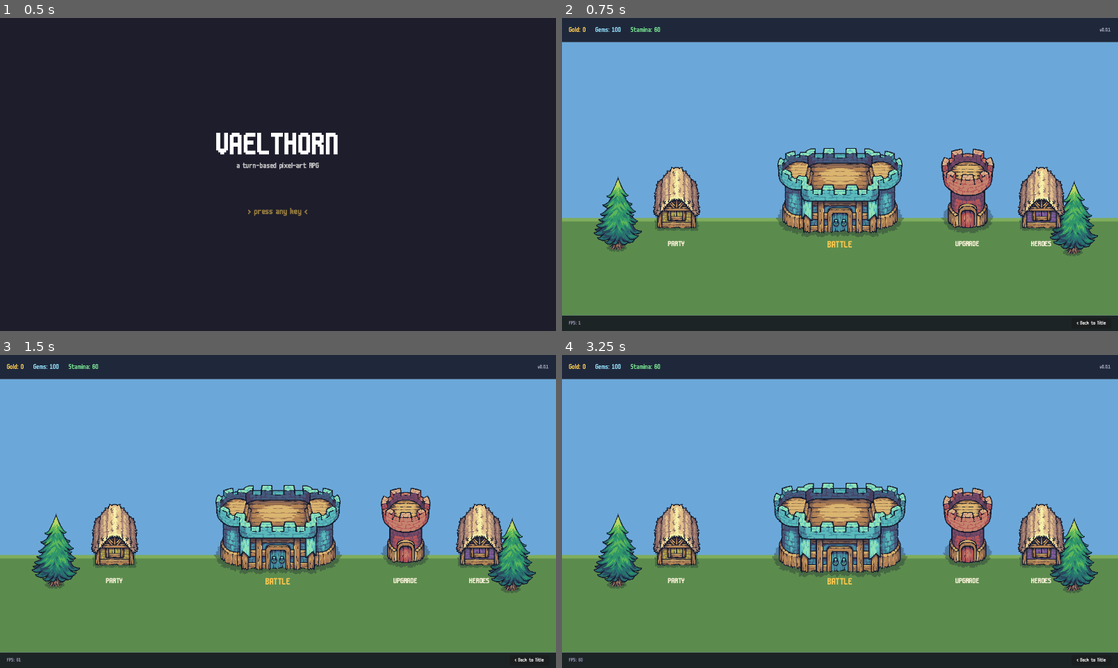
Above: before the commit, frames 1-4 (two rows, left to right).
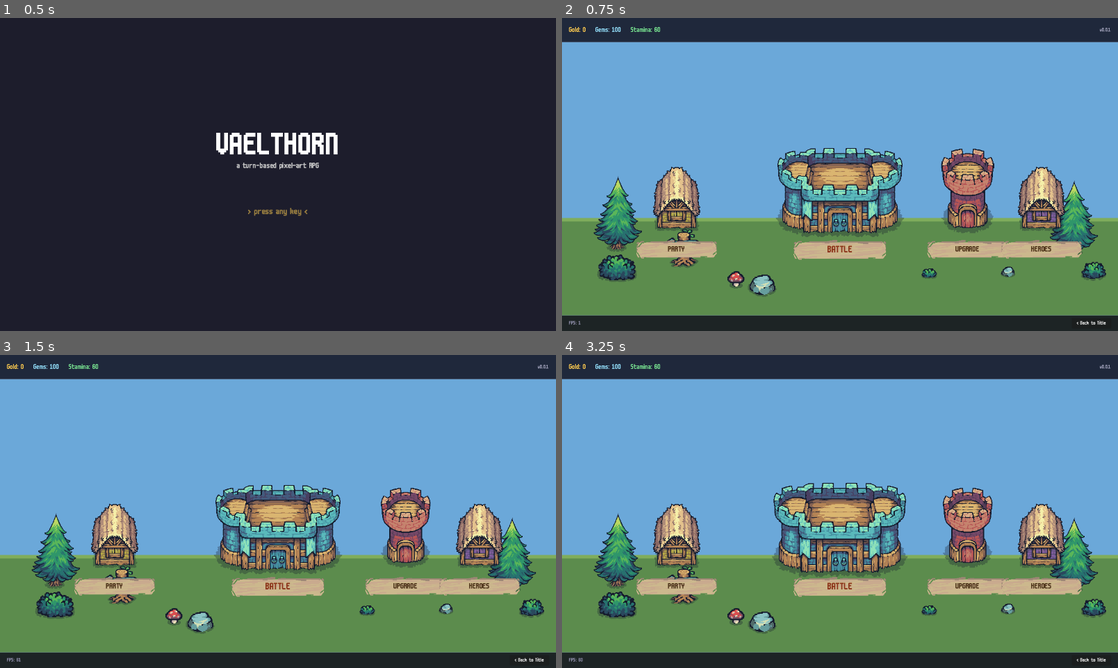
Above: after the commit, the same moments.

Repository: joppe2001/Vaelthorn
Game: Godot game, scene res://scenes/title/title.tscn
Same seed, same stepped clock (60 frames per second), same inputs: the game is played once before the commit and once after it.
Inputs (mouse positions are in pixels of both pictures, inside the frame that each line leads up to):
- Up to frame 1 (0.5 s): no input
- Up to frame 2 (0.75 s): tap Enter at 0.5 s; move the mouse to (962, 158) at 0.52 s; click (962, 158) at 0.67 s
- Up to frame 3 (1.5 s): click "< Hub" at 1.25 s
- Up to frame 4 (3.25 s): click "< Back to Title" at 2 s; tap Enter at 2.75 s; drag from (728, 527) to (812, 574) at 2.77 s

Frame 1 is identical in both runs. In frame 2, 4.6% of the frame differs, in the area x 6-98%, y 67-90%; in frame 3, 4.6%; in frame 4, 4.6%.

Commit message:
feat: hub v3 — pixel-art scroll labels + scattered village decorations
Polish pass on the hub world so it reads as a game scene, not a wire-
frame.

NinePatchRect scroll banners under every building label:
  Each label sits on top of a stretched copy of Tiny Swords'
  Carved_Regular.png scroll. 16px patch margins per side so the
  ornate corners stay sharp while the parchment middle stretches to
  fit the label text. Replaces plain white labels on a flat green
  background.

  Label text color shifted to dark brown so it reads against the
  parchment. Battle label gets a slightly darker red since its scroll
  is the focal point.

Scattered decorations on the ground:
  Tiny Swords Deco/{07..09,02,05,06,17}.png — bushes (small/med/lg),
  red mushroom, two cyan crystals, and a junction signpost. Placed
  in the gaps between buildings + along the edges so the green
  ground doesn't read as empty.

  All deco TextureRects use mouse_filter=IGNORE so they don't block
  clicks on the buildings behind them.

Asset additions (Tiny Swords by Pixel Frog, free for commercial):
  assets/sprites/hub/deco/{deco_01..deco_18}.png — full deco set
  assets/sprites/hub/ui/scroll_carved.png + scroll_horizontal.png

texture_filter = NEAREST on every new TextureRect/NinePatchRect so
the pixel art stays crisp regardless of viewport scale.

Still placeholder visuals: solid sky color, solid green ground,
no parallax. Next polish steps (parallax clouds, terrain tiles for
ground, building idle animations, ambient NPCs) layer on top of
this structure without breaking the click flow.

Diff:
--- a/scenes/hub/hub.tscn
+++ b/scenes/hub/hub.tscn
@@ -6,6 +6,14 @@
 [ext_resource type="Texture2D" path="res://assets/sprites/hub/buildings/house_yellow.png" id="4_party"]
 [ext_resource type="Texture2D" path="res://assets/sprites/hub/buildings/house_purple.png" id="5_heroes"]
 [ext_resource type="Texture2D" path="res://assets/sprites/hub/terrain/tree.png" id="6_tree"]
+[ext_resource type="Texture2D" path="res://assets/sprites/hub/ui/scroll_carved.png" id="7_scroll"]
+[ext_resource type="Texture2D" path="res://assets/sprites/hub/deco/deco_09.png" id="d_bush_lg"]
+[ext_resource type="Texture2D" path="res://assets/sprites/hub/deco/deco_08.png" id="d_bush_md"]
+[ext_resource type="Texture2D" path="res://assets/sprites/hub/deco/deco_07.png" id="d_bush_sm"]
+[ext_resource type="Texture2D" path="res://assets/sprites/hub/deco/deco_02.png" id="d_mush_md"]
+[ext_resource type="Texture2D" path="res://assets/sprites/hub/deco/deco_06.png" id="d_crystal_lg"]
+[ext_resource type="Texture2D" path="res://assets/sprites/hub/deco/deco_05.png" id="d_crystal_md"]
+[ext_resource type="Texture2D" path="res://assets/sprites/hub/deco/deco_17.png" id="d_signpost"]
 
 [sub_resource type="StyleBoxFlat" id="StyleBar"]
 bg_color = Color(0.07, 0.07, 0.12, 0.85)
@@ -83,6 +91,76 @@
 texture = SubResource("AT_tree_idle")
 mouse_filter = 2
 
+[node name="DecoBushLeft" type="TextureRect" parent="."]
+texture_filter = 1
+layout_mode = 1
+offset_left = 78.0
+offset_top = 528.0
+offset_right = 174.0
+offset_bottom = 624.0
+texture = ExtResource("d_bush_lg")
+mouse_filter = 2
+
+[node name="DecoMushroom" type="TextureRect" parent="."]
+texture_filter = 1
+layout_mode = 1
+offset_left = 350.0
+offset_top = 552.0
+offset_right = 446.0
+offset_bottom = 648.0
+texture = ExtResource("d_mush_md")
+mouse_filter = 2
+
+[node name="DecoCrystalLg" type="TextureRect" parent="."]
+texture_filter = 1
+layout_mode = 1
+offset_left = 410.0
+offset_top = 568.0
+offset_right = 506.0
+offset_bottom = 664.0
+texture = ExtResource("d_crystal_lg")
+mouse_filter = 2
+
+[node name="DecoBushSm" type="TextureRect" parent="."]
+texture_filter = 1
+layout_mode = 1
+offset_left = 810.0
+offset_top = 552.0
+offset_right = 882.0
+offset_bottom = 624.0
+texture = ExtResource("d_bush_sm")
+mouse_filter = 2
+
+[node name="DecoCrystalMd" type="TextureRect" parent="."]
+texture_filter = 1
+layout_mode = 1
+offset_left = 990.0
+offset_top = 552.0
+offset_right = 1062.0
+offset_bottom = 624.0
+texture = ExtResource("d_crystal_md")
+mouse_filter = 2
+
+[node name="DecoBushMd" type="TextureRect" parent="."]
+texture_filter = 1
+layout_mode = 1
+offset_left = 1180.0
+offset_top = 538.0
+offset_right = 1268.0
+offset_bottom = 626.0
+texture = ExtResource("d_bush_md")
+mouse_filter = 2
+
+[node name="DecoSignpost" type="TextureRect" parent="."]
+texture_filter = 1
+layout_mode = 1
+offset_left = 230.0
+offset_top = 470.0
+offset_right = 326.0
+offset_bottom = 566.0
+texture = ExtResource("d_signpost")
+mouse_filter = 2
+
 [node name="PartyBtn" type="TextureButton" parent="."]
 texture_filter = 1
 layout_mode = 1
@@ -93,16 +171,31 @@
 texture_normal = ExtResource("4_party")
 tooltip_text = "Party Builder"
 
+[node name="PartyScroll" type="NinePatchRect" parent="."]
+texture_filter = 1
+layout_mode = 1
+offset_left = 168.0
+offset_top = 510.0
+offset_right = 360.0
+offset_bottom = 555.0
+texture = ExtResource("7_scroll")
+patch_margin_left = 16
+patch_margin_top = 16
+patch_margin_right = 16
+patch_margin_bottom = 16
+mouse_filter = 2
+
 [node name="PartyLabel" type="Label" parent="."]
 layout_mode = 1
-offset_left = 180.0
-offset_top = 512.0
-offset_right = 348.0
-offset_bottom = 532.0
+offset_left = 168.0
+offset_top = 516.0
+offset_right = 360.0
+offset_bottom = 549.0
 text = "PARTY"
 horizontal_alignment = 1
+vertical_alignment = 1
 theme_override_font_sizes/font_size = 18
-theme_override_colors/font_color = Color(0.98, 0.95, 0.85, 1)
+theme_override_colors/font_color = Color(0.30, 0.20, 0.10, 1)
 mouse_filter = 2
 
 [node name="BattleBtn" type="TextureButton" parent="."]
@@ -115,16 +208,31 @@
 texture_normal = ExtResource("2_castle")
 tooltip_text = "Enter Battle"
 
+[node name="BattleScroll" type="NinePatchRect" parent="."]
+texture_filter = 1
+layout_mode = 1
+offset_left = 530.0
+offset_top = 510.0
+offset_right = 750.0
+offset_bottom = 558.0
+texture = ExtResource("7_scroll")
+patch_margin_left = 16
+patch_margin_top = 16
+patch_margin_right = 16
+patch_margin_bottom = 16
+mouse_filter = 2
+
 [node name="BattleLabel" type="Label" parent="."]
 layout_mode = 1
-offset_left = 480.0
-offset_top = 512.0
-offset_right = 800.0
-offset_bottom = 538.0
+offset_left = 530.0
+offset_top = 516.0
+offset_right = 750.0
+offset_bottom = 552.0
 text = "BATTLE"
 horizontal_alignment = 1
+vertical_alignment = 1
 theme_override_font_sizes/font_size = 22
-theme_override_colors/font_color = Color(0.976, 0.78, 0.31, 1)
+theme_override_colors/font_color = Color(0.55, 0.20, 0.10, 1)
 mouse_filter = 2
 
 [node name="UpgradeBtn" type="TextureButton" parent="."]
@@ -137,16 +245,31 @@
 texture_normal = ExtResource("3_tower")
 tooltip_text = "Upgrade Heroes"
 
+[node name="UpgradeScroll" type="NinePatchRect" parent="."]
+texture_filter = 1
+layout_mode = 1
+offset_left = 838.0
+offset_top = 510.0
+offset_right = 1030.0
+offset_bottom = 555.0
+texture = ExtResource("7_scroll")
+patch_margin_left = 16
+patch_margin_top = 16
+patch_margin_right = 16
+patch_margin_bottom = 16
+mouse_filter = 2
+
 [node name="UpgradeLabel" type="Label" parent="."]
 layout_mode = 1
-offset_left = 850.0
-offset_top = 512.0
-offset_right = 1018.0
-offset_bottom = 532.0
+offset_left = 838.0
+offset_top = 516.0
+offset_right = 1030.0
+offset_bottom = 549.0
 text = "UPGRADE"
 horizontal_alignment = 1
+vertical_alignment = 1
 theme_override_font_sizes/font_size = 18
-theme_override_colors/font_color = Color(0.98, 0.95, 0.85, 1)
+theme_override_colors/font_color = Color(0.30, 0.20, 0.10, 1)
 mouse_filter = 2
 
 [node name="HeroesBtn" type="TextureButton" parent="."]
@@ -159,16 +282,31 @@
 texture_normal = ExtResource("5_heroes")
 tooltip_text = "Hero Roster"
 
+[node name="HeroesScroll" type="NinePatchRect" parent="."]
+texture_filter = 1
+layout_mode = 1
+offset_left = 1008.0
+offset_top = 510.0
+offset_right = 1200.0
+offset_bottom = 555.0
+texture = ExtResource("7_scroll")
+patch_margin_left = 16
+patch_margin_top = 16
+patch_margin_right = 16
+patch_margin_bottom = 16
+mouse_filter = 2
+
 [node name="HeroesLabel" type="Label" parent="."]
 layout_mode = 1
-offset_left = 1020.0
-offset_top = 512.0
-offset_right = 1188.0
-offset_bottom = 532.0
+offset_left = 1008.0
+offset_top = 516.0
+offset_right = 1200.0
+offset_bottom = 549.0
 text = "HEROES"
 horizontal_alignment = 1
+vertical_alignment = 1
 theme_override_font_sizes/font_size = 18
-theme_override_colors/font_color = Color(0.98, 0.95, 0.85, 1)
+theme_override_colors/font_color = Color(0.30, 0.20, 0.10, 1)
 mouse_filter = 2
 
 [node name="TopBar" type="PanelContainer" parent="."]
Binary file added: assets/sprites/hub/deco/deco_01.png
Binary file added: assets/sprites/hub/deco/deco_02.png
Binary file added: assets/sprites/hub/deco/deco_03.png
Binary file added: assets/sprites/hub/deco/deco_04.png
Binary file added: assets/sprites/hub/deco/deco_05.png
Binary file added: assets/sprites/hub/deco/deco_06.png
Binary file added: assets/sprites/hub/deco/deco_07.png
Binary file added: assets/sprites/hub/deco/deco_08.png
Binary file added: assets/sprites/hub/deco/deco_09.png
Binary file added: assets/sprites/hub/deco/deco_10.png
Binary file added: assets/sprites/hub/deco/deco_11.png
Binary file added: assets/sprites/hub/deco/deco_12.png
(and 9 more such lines)
